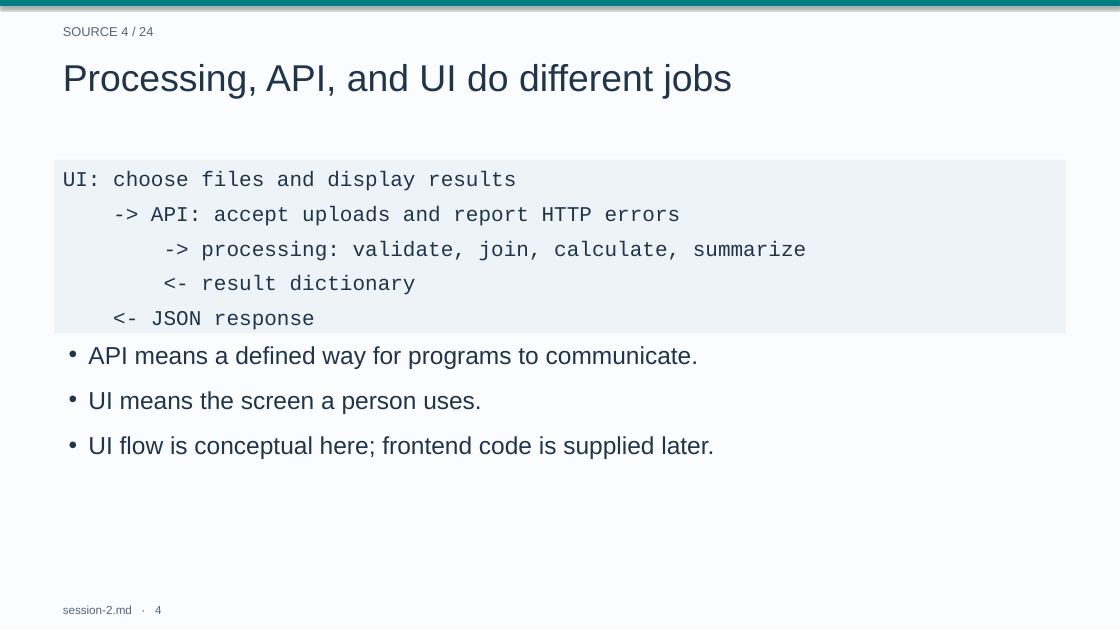
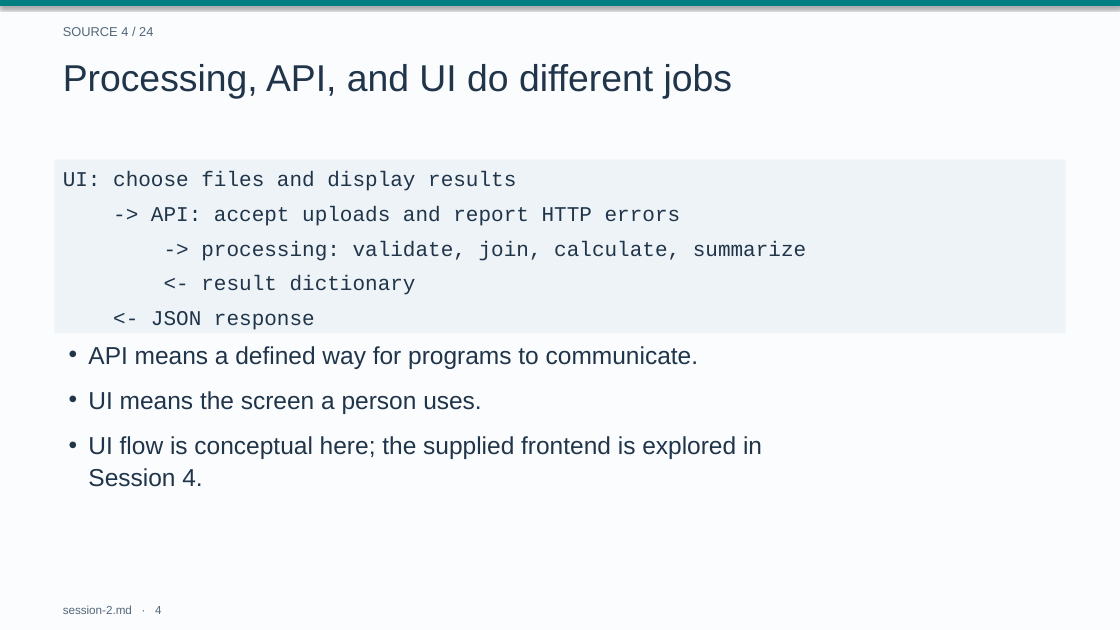
Before and after one commit to drweihungpan-lab/3R-teaching, a slide deck: slide 4 of materials/slides/session-2.pptx. Drawn at 1120x630 pixels with LibreOffice and Linux fonts; fonts in the diff are those of the drawing. Boxes give left, top, right and bottom in pixels: in the first picture for what was removed or moved away, otherwise in the second. Text is boxed around its words. In the diff, an @@ line names an element or a change of style, - is before the commit and + after.

```diff
--- a/materials/slides/session-2.pptx
+++ b/materials/slides/session-2.pptx
@@ text at (x1=88, y1=436, x2=762, y2=487): text changed @@
-• UI flow is conceptual here; frontend code is supplied later.
+• UI flow is conceptual here; the supplied frontend is explored in
+  Session 4.
```
Also in this commit, not shown: 10 other files.
